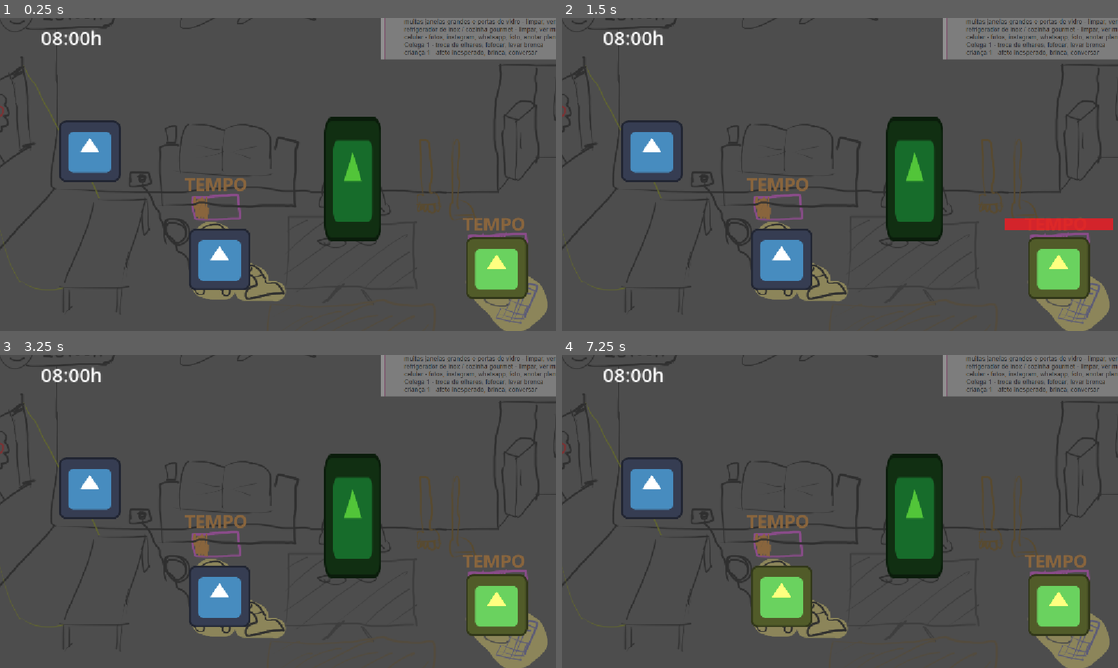
Above: before the commit, frames 1-4 (two rows, left to right).
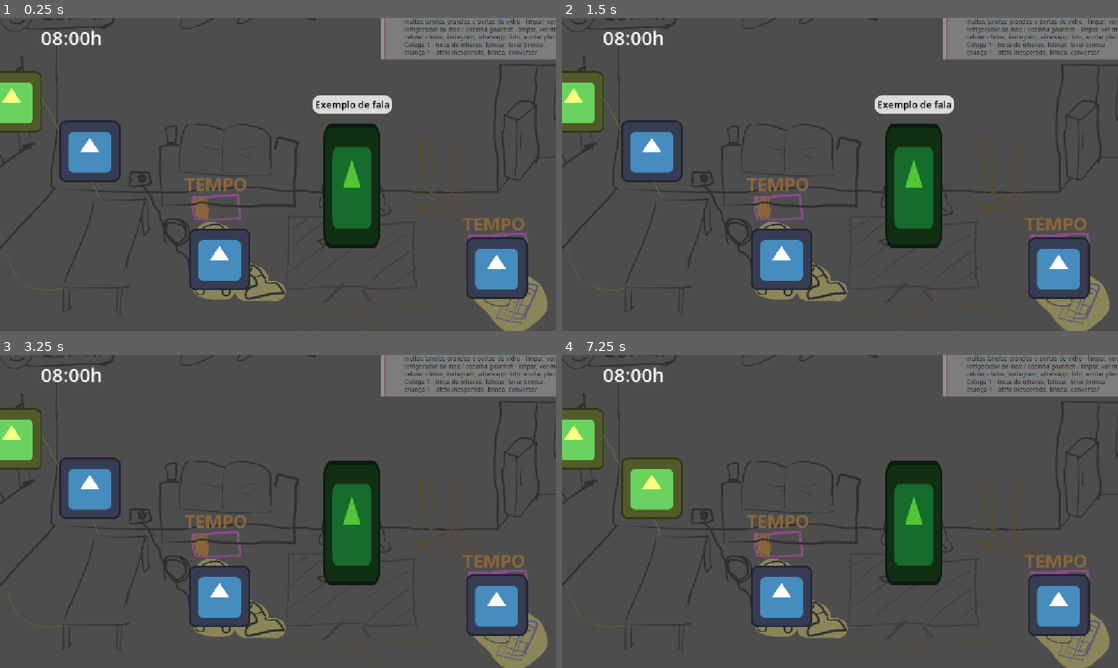
Above: after the commit, the same moments.

Repository: marcnetts/Scienza-Game-Jam
Game: Godot game, scene res://scenes/gameplay_sala.tscn
Same seed, same stepped clock (60 frames per second), same inputs: the game is played once before the commit and once after it. The engine's default icon, where the game draws it, is replaced by a stand-in: a white triangle on a blue panel in a dark square.
Inputs (mouse positions are in pixels of both pictures, inside the frame that each line leads up to):
- Up to frame 1 (0.25 s): no input
- Up to frame 2 (1.5 s): tap Enter at 0.5 s; move the mouse to (778, 259) at 0.52 s; click (778, 259) at 0.67 s; tap Space at 1.25 s; move the mouse to (1056, 268) at 1.27 s; click (1056, 268) at 1.42 s
- Up to frame 3 (3.25 s): tap Enter at 2 s; move the mouse to (88, 489) at 2.02 s; click (88, 489) at 2.17 s; tap Space at 2.75 s; move the mouse to (305, 511) at 2.77 s; click (305, 511) at 2.92 s
- Up to frame 4 (7.25 s): tap Enter at 3.5 s; move the mouse to (756, 433) at 3.52 s; click (756, 433) at 3.67 s; tap Space at 4.25 s; move the mouse to (962, 495) at 4.27 s; click (962, 495) at 4.42 s; move the mouse to (728, 527) at 5.02 s; click (728, 527) at 5.17 s; move the mouse to (895, 442) at 5.77 s; click (895, 442) at 5.92 s; move the mouse to (812, 574) at 6.52 s; click (812, 574) at 6.67 s

The runs differ from the first frame. In frame 1, 5.4% of the frame differs, in the area x 0-95%, y 16-90%; in frame 2, 6.1%; in frame 3, 4.6%; in frame 4, 8.9%.

Commit message:
Jogador como classe, itens só clicáveis e balão de fala

Diff:
--- /dev/null
+++ b/scenes/balao_fala.tscn
@@ -0,0 +1,51 @@
+[gd_scene format=3 uid="uid://cv84oracqhrpo"]
+
+[ext_resource type="Script" uid="uid://cr0oi0xuec4cx" path="res://scripts/balao_fala.gd" id="1_7qupx"]
+
+[sub_resource type="StyleBoxFlat" id="StyleBoxFlat_kksw0"]
+content_margin_left = 0.0
+content_margin_top = 0.0
+content_margin_right = 0.0
+content_margin_bottom = 0.0
+bg_color = Color(1, 1, 1, 0.8039216)
+corner_radius_top_left = 15
+corner_radius_top_right = 15
+corner_radius_bottom_right = 15
+corner_radius_bottom_left = 15
+corner_detail = 5
+
+[node name="BalaoFala" type="MarginContainer" unique_id=1468018057]
+anchors_preset = 7
+anchor_left = 0.5
+anchor_top = 1.0
+anchor_right = 0.5
+anchor_bottom = 1.0
+offset_left = -0.5
+offset_right = 0.5
+grow_horizontal = 2
+grow_vertical = 0
+accessibility_region = true
+script = ExtResource("1_7qupx")
+
+[node name="Panel" type="Panel" parent="." unique_id=419627219]
+layout_mode = 2
+theme_override_styles/panel = SubResource("StyleBoxFlat_kksw0")
+
+[node name="MarginContainer" type="MarginContainer" parent="." unique_id=123265228]
+layout_mode = 2
+theme_override_constants/margin_left = 5
+theme_override_constants/margin_top = 5
+theme_override_constants/margin_right = 5
+theme_override_constants/margin_bottom = 5
+
+[node name="TextoFala" type="RichTextLabel" parent="MarginContainer" unique_id=285007588]
+custom_maximum_size = Vector2(400, -1)
+layout_mode = 2
+theme_override_colors/default_color = Color(0, 0, 0, 1)
+theme_override_font_sizes/normal_font_size = 20
+bbcode_enabled = true
+fit_content = true
+horizontal_alignment = 1
+vertical_alignment = 2
+
+[node name="Timer" type="Timer" parent="." unique_id=1906887496]
--- a/scenes/gameplay_sala.tscn
+++ b/scenes/gameplay_sala.tscn
@@ -3,7 +3,7 @@
 [ext_resource type="Texture2D" uid="uid://bwcsp7ovupcnj" path="res://assets/scienza jam cena salao.png" id="1_4onw8"]
 [ext_resource type="Script" uid="uid://daoyl7nvd118g" path="res://scripts/gameplay_sala.gd" id="1_csjvw"]
 [ext_resource type="PackedScene" uid="uid://ccwqjo1ryq2hp" path="res://scenes/item_selecionavel.tscn" id="1_hdw4o"]
-[ext_resource type="Texture2D" uid="uid://damxydfeq6fjs" path="res://icon.svg" id="4_hhn5h"]
+[ext_resource type="PackedScene" uid="uid://3pp2wwiu5hox" path="res://scenes/jogador.tscn" id="4_hhn5h"]
 
 [node name="Node2D" type="Node2D" unique_id=1756217361 node_paths=PackedStringArray("horario_label")]
 script = ExtResource("1_csjvw")
@@ -17,16 +17,18 @@
 
 [node name="Bg" type="Sprite2D" parent="." unique_id=536366719]
 
-[node name="SpriteInicialJogador" type="Sprite2D" parent="." unique_id=601415446]
-modulate = Color(0.32270914, 0.770725, 0.22313628, 1)
-position = Vector2(731, 334)
-scale = Vector2(0.921875, 2.0078125)
-texture = ExtResource("4_hhn5h")
+[node name="Jogador" parent="." unique_id=193595288 instance=ExtResource("4_hhn5h")]
+position = Vector2(729, 348)
 
 [node name="ItensSelecionaveis" type="Node2D" parent="." unique_id=364634199]
 
 [node name="ItemSelecionavel" parent="ItensSelecionaveis" unique_id=1860087334 instance=ExtResource("1_hdw4o")]
 position = Vector2(455, 501)
+
+[node name="ItemSelecionavel4" parent="ItensSelecionaveis" unique_id=424156609 instance=ExtResource("1_hdw4o")]
+position = Vector2(24, 175)
+tempo_limpeza = 0.0
+fala_personagem = "Como o tempo está bonito lá fora..."
 
 [node name="ItemSelecionavel2" parent="ItensSelecionaveis" unique_id=1326175262 instance=ExtResource("1_hdw4o")]
 position = Vector2(1029, 519)
--- /dev/null
+++ b/scenes/jogador.tscn
@@ -0,0 +1,19 @@
+[gd_scene format=3 uid="uid://3pp2wwiu5hox"]
+
+[ext_resource type="Script" uid="uid://tticwgllrip2" path="res://scripts/jogador.gd" id="1_uahlj"]
+[ext_resource type="Texture2D" uid="uid://damxydfeq6fjs" path="res://icon.svg" id="2_g1ob3"]
+[ext_resource type="PackedScene" uid="uid://cv84oracqhrpo" path="res://scenes/balao_fala.tscn" id="3_g1ob3"]
+
+[node name="Jogador" type="Node2D" unique_id=193595288]
+script = ExtResource("1_uahlj")
+
+[node name="SpriteJogador" type="Sprite2D" parent="." unique_id=1309654919]
+modulate = Color(0.32270914, 0.770725, 0.22313628, 1)
+scale = Vector2(0.921875, 2.0078125)
+texture = ExtResource("2_g1ob3")
+
+[node name="Fala" parent="." unique_id=1468018057 instance=ExtResource("3_g1ob3")]
+offset_left = 0.0
+offset_top = -150.0
+offset_right = 1.0
+offset_bottom = -150.0
--- /dev/null
+++ b/scripts/balao_fala.gd
@@ -0,0 +1,20 @@
+class_name BalaoFala
+extends MarginContainer
+
+@onready var texto_fala: RichTextLabel = $MarginContainer/TextoFala
+@onready var timer: Timer = $Timer
+
+@export var texto_incical: String
+@export var tempo_timer: float = 3.0
+
+func _ready() -> void:
+	self.visible = false
+	if texto_incical:
+		mostrar_texto(texto_incical)
+
+func mostrar_texto(texto: String, tempo_timer_funcao: float = 0):
+	self.visible = true
+	texto_fala.text = texto
+	timer.start(tempo_timer_funcao if tempo_timer_funcao else tempo_timer)
+	await timer.timeout
+	self.visible = false
--- a/scripts/gameplay_sala.gd
+++ b/scripts/gameplay_sala.gd
@@ -14,16 +14,19 @@
 @onready var timer_geral: Timer = $TimerGeral
 @onready var timer_relogio: Timer = $TimerRelogio
 @onready var timer_sujeira: Timer = $TimerTarefas
-@onready var sprite_jogador: Sprite2D = $SpriteInicialJogador #criar um estado?
+@onready var jogador: Jogador = $Jogador
 
 func _ready():
 	timer_geral.start(tempo_de_jogo)
 	timer_relogio.start(segundos_mudar_horario)
 	timer_sujeira.start()
 	for child in $ItensSelecionaveis.get_children():
-		if is_instance_of(child, ItemSelecionavel): itens_selecionaveis.append(child)
+		if is_instance_of(child, ItemSelecionavel):
+			child.jogador_falando.connect(falar_jogador)
+			itens_selecionaveis.append(child)
 	for id in ids_itens_ja_selecionaveis:
 		itens_selecionaveis[id].sujar()
+	falar_jogador('Exemplo de fala')
 
 func parar_todos_timers():
 	timer_geral.paused = true
@@ -35,6 +38,9 @@
 	timer_relogio.paused = false
 	timer_sujeira.paused = false
 
+func falar_jogador(fala: String):
+	jogador.mostrar_fala(fala)
+
 func _on_timer_relogio_timeout() -> void:
 	relogio_minuto += 30
 	if relogio_minuto == 60:
@@ -43,7 +49,7 @@
 	horario_label.text = "%02d:%02dh" % [relogio_hora, relogio_minuto]
 
 func _on_timer_geral_timeout() -> void:
-	print('parando o jogo')
+	falar_jogador('parando o jogo')
 	if timer_relogio.time_left < 0.1:
 		timer_relogio.timeout.emit()
 	parar_todos_timers()
--- a/scripts/item_selecionavel.gd
+++ b/scripts/item_selecionavel.gd
@@ -6,6 +6,8 @@
 @export var nome_acao: String = "limpando" #mandar string ou id de index por ação?
 @export var tempo_limpeza: float = 3.0
 @export var segundos_timer_item_nao_selectionavel: float = 15.0
+@export var fala_personagem: String
+@export var precisa_segurar_mouse: bool = true
 
 @onready var sprite: Sprite2D = $Sprite2D
 @onready var colisao: CollisionShape2D = $CollisionShape2D
@@ -13,6 +15,7 @@
 @onready var timer_item_nao_selecionavel: Timer = $TimerItemNaoSelecionavel
 
 signal tarefa_concluida
+signal jogador_falando(fala)
 signal jogador_interagindo(interagindo, acao)
 
 var is_precisa_interagir: bool = false
@@ -52,6 +55,9 @@
 	if progresso_atual >= tempo_limpeza:
 		concluir_limpeza()
 
+	if fala_personagem:
+		jogador_falando.emit(fala_personagem)
+
 func parar_limpeza():
 	barra_progresso.visible = false
 	progresso_atual = 0
@@ -65,7 +71,6 @@
 	sprite.modulate = Color.WHITE #mudar para glow depois
 	tarefa_concluida.emit()
 	timer_item_nao_selecionavel.start(segundos_timer_item_nao_selectionavel)
-	print(timer_item_nao_selecionavel.is_stopped())
 
 func _on_mouse_entered():
 	is_mouse_por_cima = true
--- /dev/null
+++ b/scripts/jogador.gd
@@ -0,0 +1,26 @@
+class_name Jogador
+extends Node2D
+
+@onready var sprite_jogador: Sprite2D = $SpriteJogador
+@onready var balao_fala: BalaoFala = $Fala
+var posicao_inicial: Vector2
+var sprite_inicial: Texture2D
+
+func _ready():
+	posicao_inicial = self.position
+	sprite_inicial = sprite_jogador.texture
+
+func mudar_posicao(posicao: Vector2):
+	self.position = posicao
+
+func mudar_sprite(texture: Texture2D):
+	sprite_jogador.texture = texture
+
+func mudar_posicao_para_inicial():
+	self.position = posicao_inicial
+
+func mudar_sprite_para_inicial():
+	sprite_jogador.texture = sprite_inicial
+
+func mostrar_fala(texto: String, tempo_timer: float = 0):
+	balao_fala.mostrar_texto(texto, tempo_timer)
Not shown, added: scripts/balao_fala.gd.uid
Not shown, added: scripts/jogador.gd.uid
